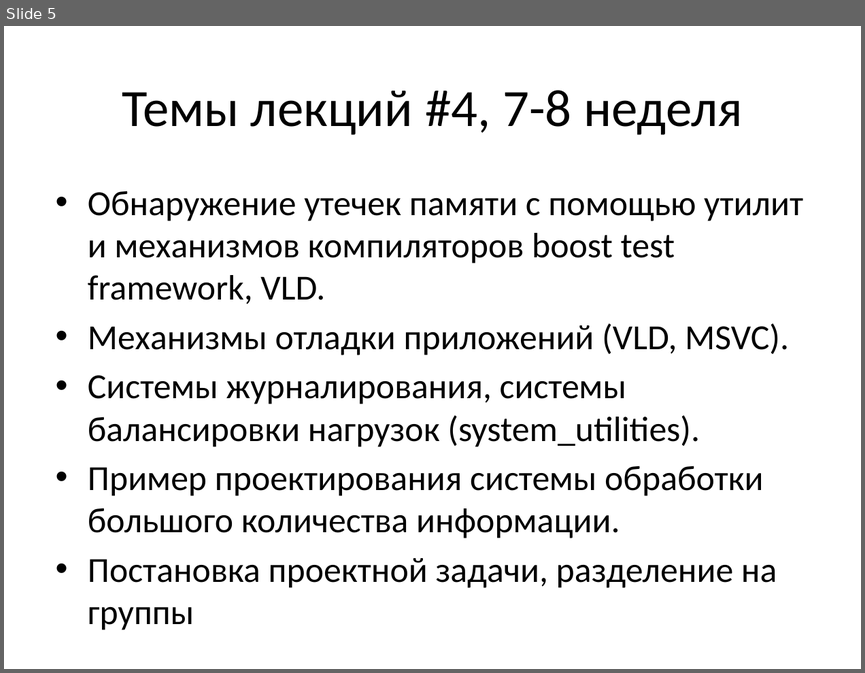
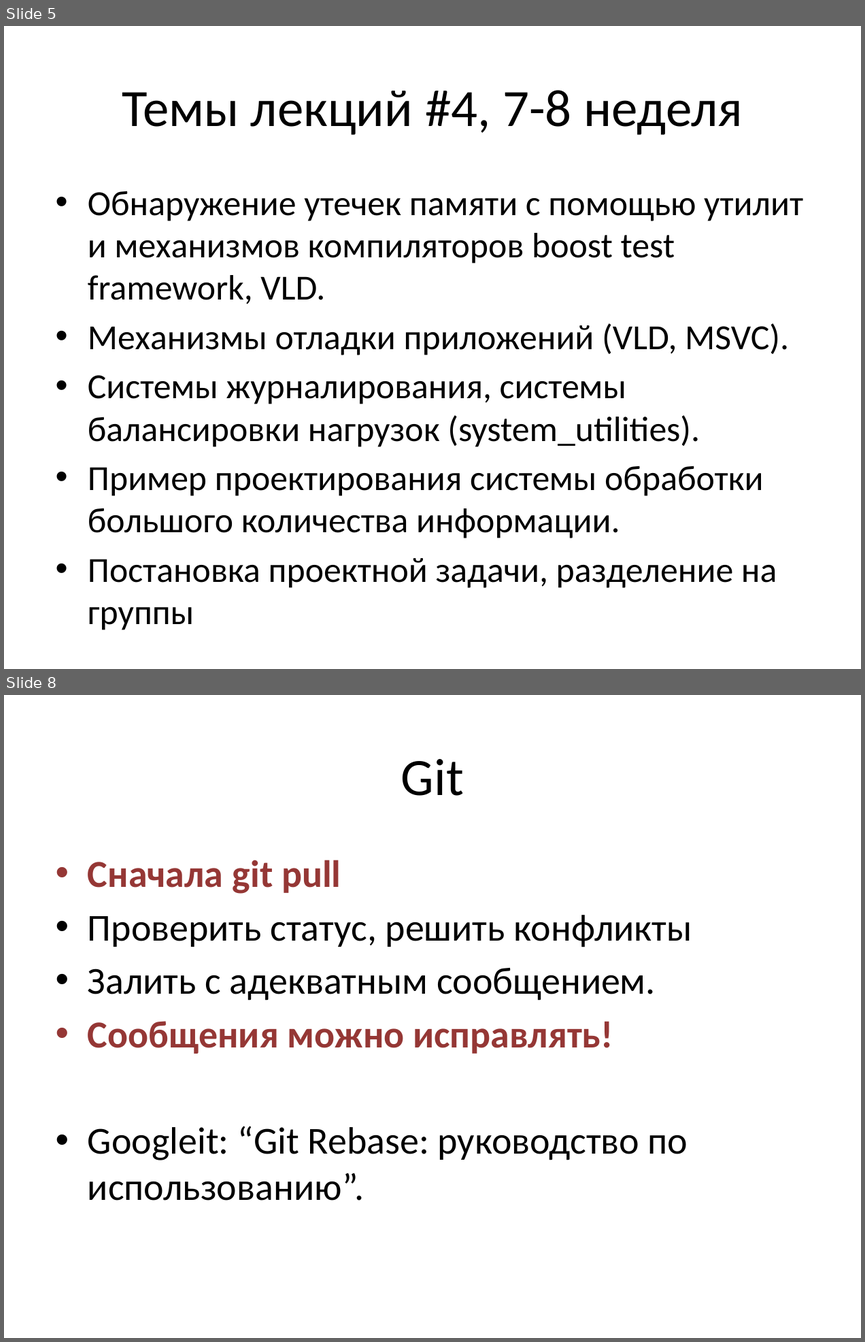
Before and after one commit to tscherkas/cpp_craft_1013, a slide deck: lections/cpp_craft_lec_1_part_1.pptx. Shown one above the other, each under a label of ours: slide 5 before the commit, slides 5 and 8 after it; the slides between them are not shown. The pictures are 865x673 and 865x1342 pixels, drawn with LibreOffice and Linux fonts; fonts in the diff are those of the drawing. Boxes give left, top, right and bottom in pixels: in the first picture for what was removed or moved away, otherwise in the second. Text is boxed around its words. In the diff, an @@ line names an element or a change of style, - is before the commit and + after.

```diff
--- a/lections/cpp_craft_lec_1_part_1.pptx
+++ b/lections/cpp_craft_lec_1_part_1.pptx
@@ slide 8 added at (x1=4, y1=695, x2=861, y2=1338), background #FFFFFF @@
@@ title added at (x1=401, y1=759, x2=464, y2=796), 44 pt, text #000000 @@
+Git
@@ text added at (x1=88, y1=860, x2=691, y2=1200), 32 pt, text #000000 @@
+• Сначала git pull
+• Проверить статус, решить конфликты
+• Залить с адекватным сообщением.
+• Сообщения можно исправлять!
+• Googleit: “Git Rebase: руководство по использованию”.
```
Also in this commit, not shown: 2 other slides added, 1 slide removed, 10 other files.
